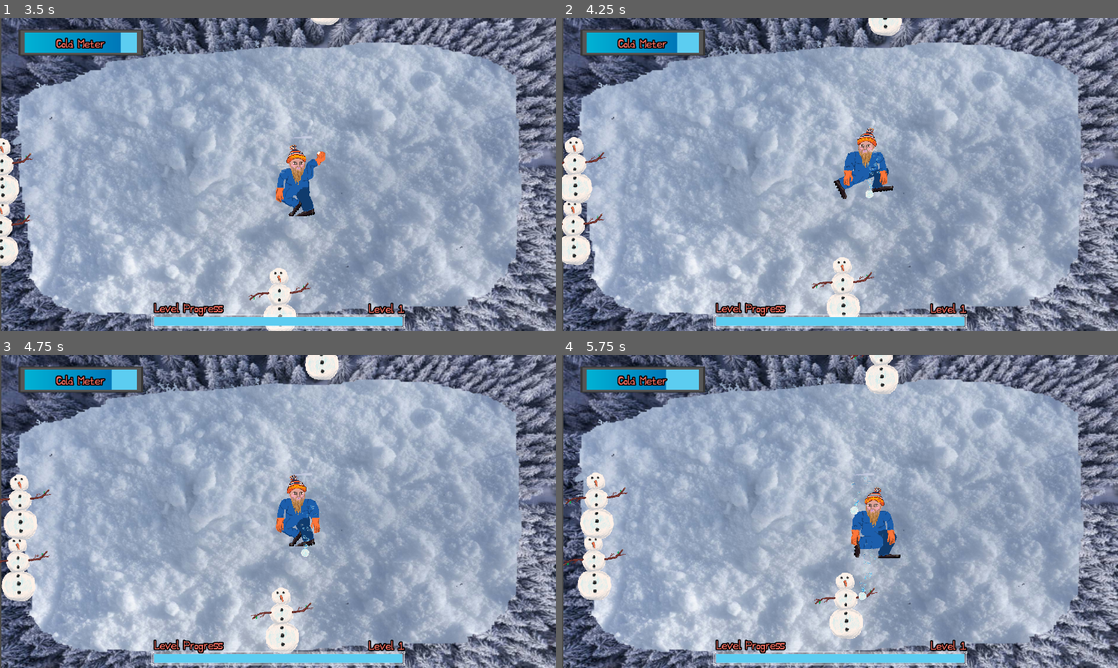
Above: before the commit, frames 1-4 (two rows, left to right).
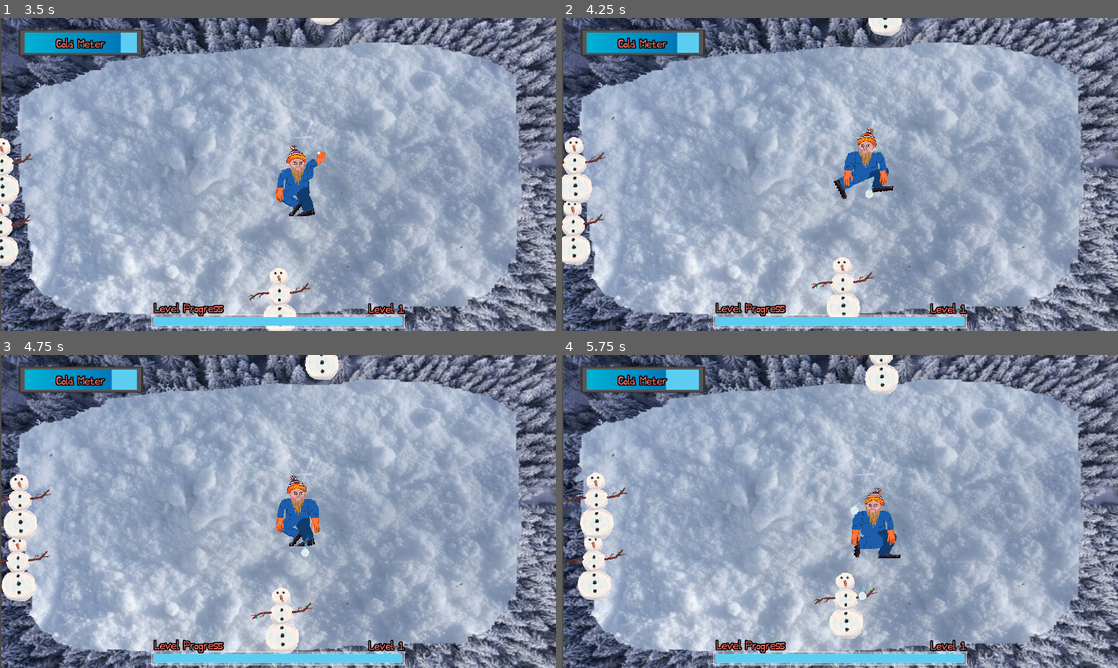
Above: after the commit, the same moments.

Repository: Parker-Vetter/snow-man-brawl
Game: Godot game, scene res://SceneManager/SceneManager.tscn
Same seed, same stepped clock (60 frames per second), same inputs: the game is played once before the commit and once after it.
Inputs (mouse positions are in pixels of both pictures, inside the frame that each line leads up to):
- Up to frame 1 (3.5 s): click "Start game" at 0.5 s; click "Fight" at 1.25 s; move the mouse to (400, 158) at 2.02 s; hold Space (Shoot) 2.03-2.78 s; click (400, 158) at 2.17 s; move the mouse to (166, 190) at 2.77 s; tap Space (Shoot) at 2.85 s; click (166, 190) at 2.92 s
- Up to frame 2 (4.25 s): move the mouse to (895, 105) at 3.52 s; hold Space (Shoot) from 3.53 s (still down); click (895, 105) at 3.67 s
- Up to frame 3 (4.75 s): move the mouse to (250, 574) at 4.27 s; release Space (Shoot) at 4.28 s; tap Space (Shoot) at 4.35 s; click (250, 574) at 4.42 s
- Up to frame 4 (5.75 s): move the mouse to (1006, 558) at 5.02 s; hold Space (Shoot) from 5.03 s (still down); click (1006, 558) at 5.17 s

Frame 1 is identical in both runs. In frame 2, less than 0.1% of the frame differs, in the area x 54-58%, y 40-56%; in frame 3, less than 0.1%; in frame 4, less than 0.1%, in the area x 52-58%, y 38-76%.

Commit message:
added projectile trails

Diff:
--- a/MainGame/Scenes/player.tscn
+++ b/MainGame/Scenes/player.tscn
@@ -641,6 +641,22 @@
 autoplay = "default"
 frame_progress = 0.8933858
 
+[node name="ReloadedSnowball1" type="Sprite2D" parent="." unique_id=1478298725]
+visible = false
+texture = ExtResource("9_ub5t4")
+
+[node name="ReloadedSnowball2" type="Sprite2D" parent="." unique_id=101435599]
+visible = false
+texture = ExtResource("9_ub5t4")
+
+[node name="ReloadedSnowball3" type="Sprite2D" parent="." unique_id=667344090]
+visible = false
+texture = ExtResource("9_ub5t4")
+
+[node name="ReloadedSnowball4" type="Sprite2D" parent="." unique_id=119539578]
+visible = false
+texture = ExtResource("9_ub5t4")
+
 [node name="Masks" type="Marker2D" parent="." unique_id=1870681424]
 
 [node name="godot_mask" type="Sprite2D" parent="Masks" unique_id=705814937]
@@ -689,22 +705,6 @@
 
 [node name="Impact" type="AudioStreamPlayer" parent="." unique_id=1749451526]
 stream = ExtResource("7_jj37f")
-
-[node name="ReloadedSnowball1" type="Sprite2D" parent="." unique_id=1478298725]
-visible = false
-texture = ExtResource("9_ub5t4")
-
-[node name="ReloadedSnowball2" type="Sprite2D" parent="." unique_id=101435599]
-visible = false
-texture = ExtResource("9_ub5t4")
-
-[node name="ReloadedSnowball3" type="Sprite2D" parent="." unique_id=667344090]
-visible = false
-texture = ExtResource("9_ub5t4")
-
-[node name="ReloadedSnowball4" type="Sprite2D" parent="." unique_id=119539578]
-visible = false
-texture = ExtResource("9_ub5t4")
 
 [node name="breath" type="AnimatedSprite2D" parent="." unique_id=1901231589]
 position = Vector2(35.15, -44.57)
--- a/MainGame/Scenes/projectile.tscn
+++ b/MainGame/Scenes/projectile.tscn
@@ -7,6 +7,13 @@
 [sub_resource type="CircleShape2D" id="CircleShape2D_3vito"]
 radius = 14.035668
 
+[sub_resource type="Curve" id="Curve_trail_width"]
+_data = [Vector2(0, 0), 0.0, 0.0, 0, 0, Vector2(0.7165179, 0.6679909), 0.0, 0.0, 0, 0, Vector2(1, 0.2), 0.0, 0.0, 0, 0]
+point_count = 3
+
+[sub_resource type="Gradient" id="Gradient_trail"]
+colors = PackedColorArray(1, 1, 1, 0, 1, 1, 1, 0.9)
+
 [sub_resource type="Gradient" id="Gradient_dust"]
 colors = PackedColorArray(1, 1, 1, 1, 1, 1, 1, 0)
 
@@ -14,6 +21,7 @@
 collision_layer = 4
 collision_mask = 2
 script = ExtResource("1_rm2tq")
+trail_length = 13
 
 [node name="Sprite2D" type="Sprite2D" parent="." unique_id=1783827972]
 z_index = 1
@@ -24,11 +32,19 @@
 [node name="CollisionShape2D" type="CollisionShape2D" parent="." unique_id=30349597]
 shape = SubResource("CircleShape2D_3vito")
 
+[node name="Trail" type="Line2D" parent="." unique_id=162623694]
+top_level = true
+width = 25.69
+width_curve = SubResource("Curve_trail_width")
+default_color = Color(0.82525307, 0.9589998, 0.99999994, 1)
+gradient = SubResource("Gradient_trail")
+begin_cap_mode = 2
+end_cap_mode = 2
+
 [node name="SnowDust" type="CPUParticles2D" parent="." unique_id=1271499282]
 top_level = true
 texture_filter = 1
-scale = Vector2(9.23, 9.23)
-amount = 43
+amount = 21
 texture = ExtResource("3_cmv3f")
 lifetime = 0.3
 spread = 20.0
--- a/MainGame/Scripts/projectile.gd
+++ b/MainGame/Scripts/projectile.gd
@@ -9,11 +9,20 @@
 var main: MainGame
 @onready var impact = load("res://MainGame/Scenes/Impact.tscn")
 @onready var snow_dust: CPUParticles2D = $SnowDust
+@onready var trail: Line2D = $Trail
+
+@export var trail_length := 15
 
 func _ready() -> void:
 	global_position = spawnPos
 	global_rotation = spawnRot
 	snow_dust.direction = Vector2(0, -1).rotated(dir)
+
+	# Scale effects based on snowball speed upgrade
+	var max_level = gameData.snowball_speed_upgrades.size() - 1
+	var upgrade_ratio = float(gameData.snowball_speed_upgrade_level) / float(max_level)
+	trail_length = int(lerpf(13.0, 27.0, upgrade_ratio))
+	snow_dust.scale = Vector2.ONE * lerpf(1.0, 7.0, upgrade_ratio)
 
 func _physics_process(delta: float) -> void:
 	var velocity = Vector2(0, gameData.snowball_speed).rotated(dir)
@@ -21,8 +30,14 @@
 	position += velocity * delta
 	snow_dust.global_position = global_position
 
+	# Matrix-style trail
+	trail.add_point(global_position)
+	if trail.get_point_count() > trail_length:
+		trail.remove_point(0)
+
 
 func _on_visible_on_screen_notifier_2d_screen_exited():
+	trail.clear_points()
 	queue_free()
 
 
@@ -35,4 +50,5 @@
 
 		if body.has_method("take_damage"):
 			body.take_damage(gameData.snowball_damage)
+		trail.clear_points()
 		queue_free()
